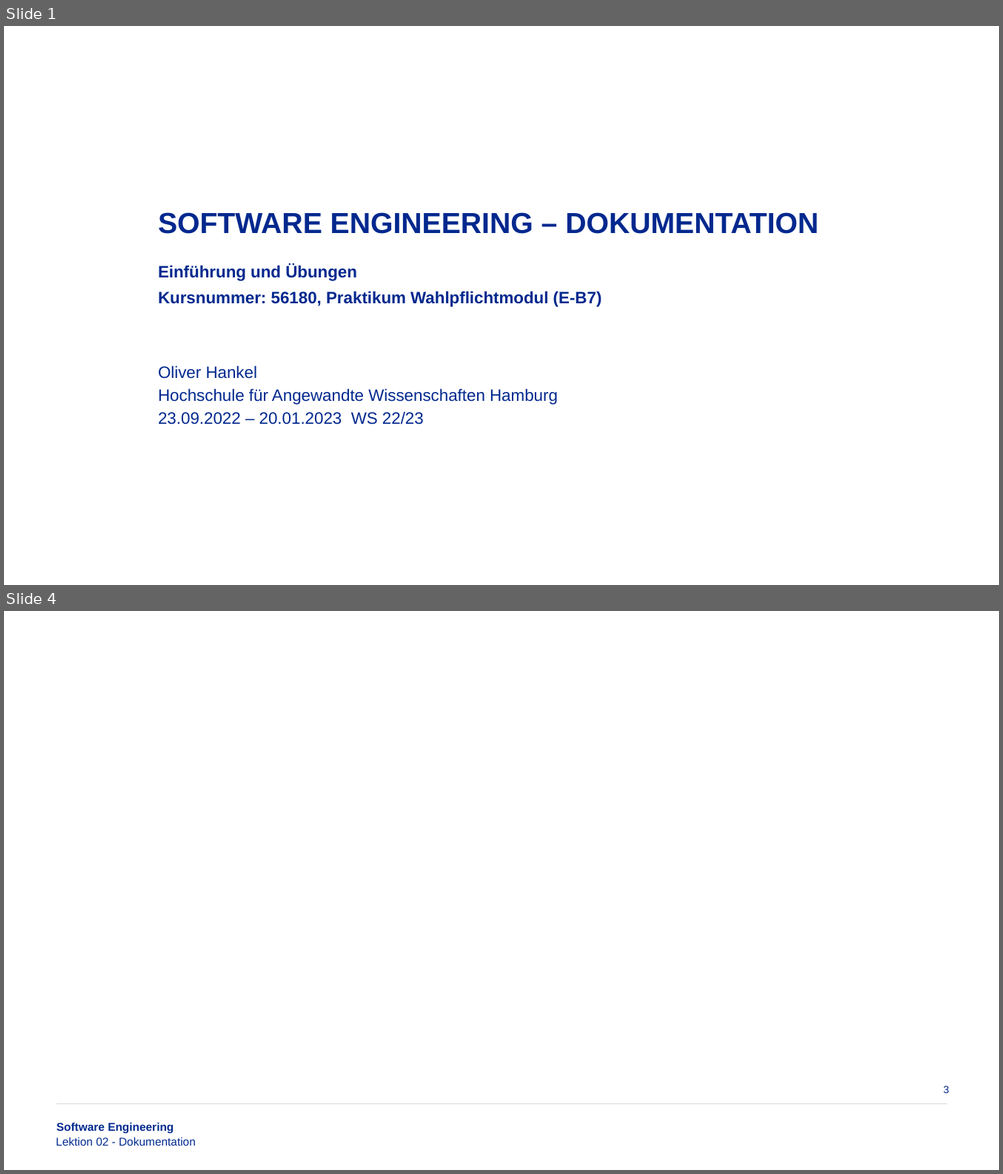
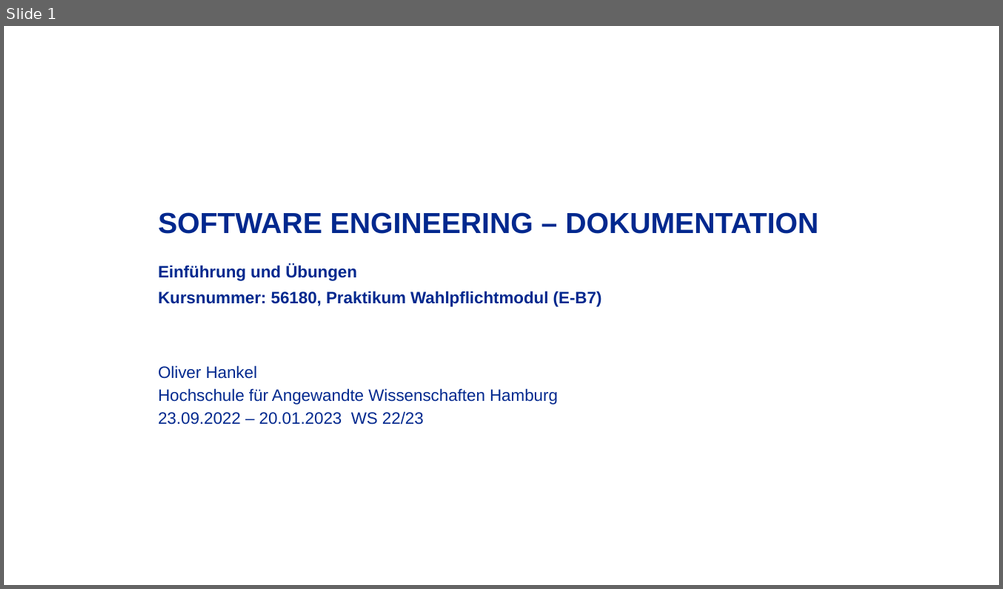
Before and after one commit to oliverhankel/Software-Engineering, a slide deck: .temp/WS22-23-Software-Engineering-Lektion-02.pptx. Shown one above the other, each under a label of ours: slides 1 and 4 before the commit, slide 1 after it; the slides between them are not shown. The pictures are 1003x1174 and 1003x589 pixels, drawn with LibreOffice and Linux fonts; fonts in the diff are those of the drawing; background and template pictures are left out. Boxes give left, top, right and bottom in pixels: in the first picture for what was removed or moved away, otherwise in the second. Text is boxed around its words. In the diff, an @@ line names an element or a change of style, - is before the commit and + after.

```diff
--- a/.temp/WS22-23-Software-Engineering-Lektion-02.pptx
+++ b/.temp/WS22-23-Software-Engineering-Lektion-02.pptx
@@ slide 4 removed at (4, 611, 999, 1170), background #FFFFFF @@
@@ page number removed at (943, 1086, 949, 1093) @@
-3
@@ line removed from (57, 1104) to (947, 1104) @@
@@ text removed at (56, 1138, 196, 1146) @@
-Lektion 02 - Dokumentation
@@ text removed at (57, 1123, 173, 1133) @@
-Software Engineering
```
Also in this commit, not shown: 3 other slides removed.
